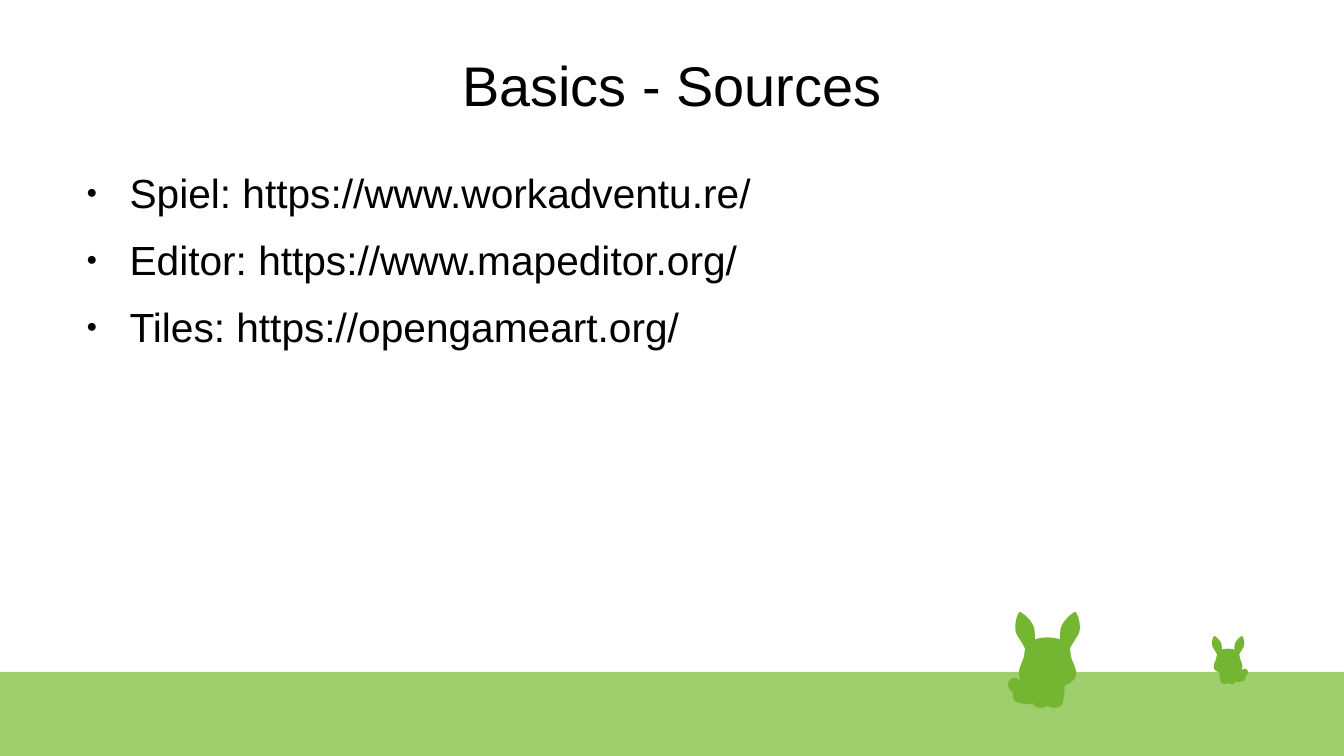
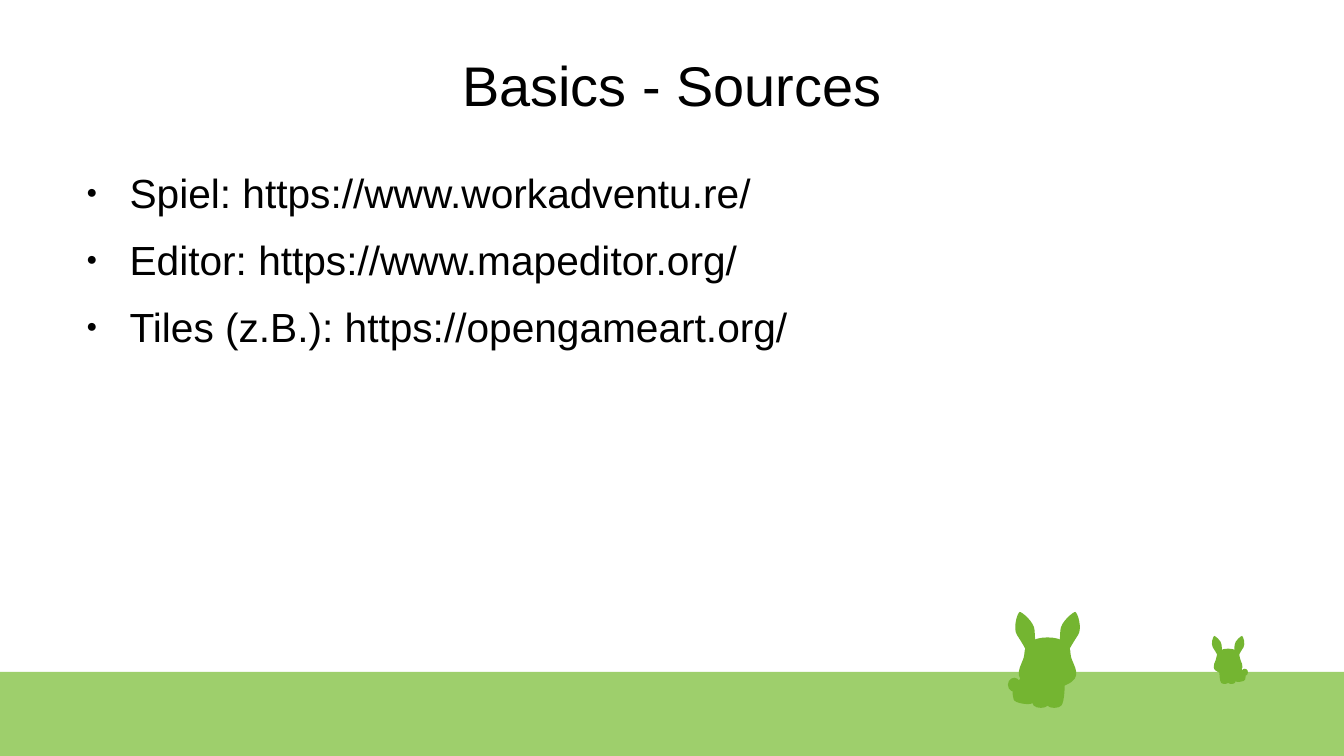
Before and after one commit to SebiPanther/mapmap, a slide deck: slide 4 of WorkAdventure.odp. Drawn at 1344x756 pixels with LibreOffice and Linux fonts; fonts in the diff are those of the drawing. Boxes give left, top, right and bottom in pixels: in the first picture for what was removed or moved away, otherwise in the second. Text is boxed around its words. In the diff, an @@ line names an element or a change of style, - is before the commit and + after.

```diff
--- a/WorkAdventure.odp
+++ b/WorkAdventure.odp
@@ text at bbox=[130, 312, 788, 349]: text changed @@
-● Tiles: https://opengameart.org/
+● Tiles (z.B.): https://opengameart.org/
```
Also in this commit, not shown: 2 other slides changed, 1 slide added.
